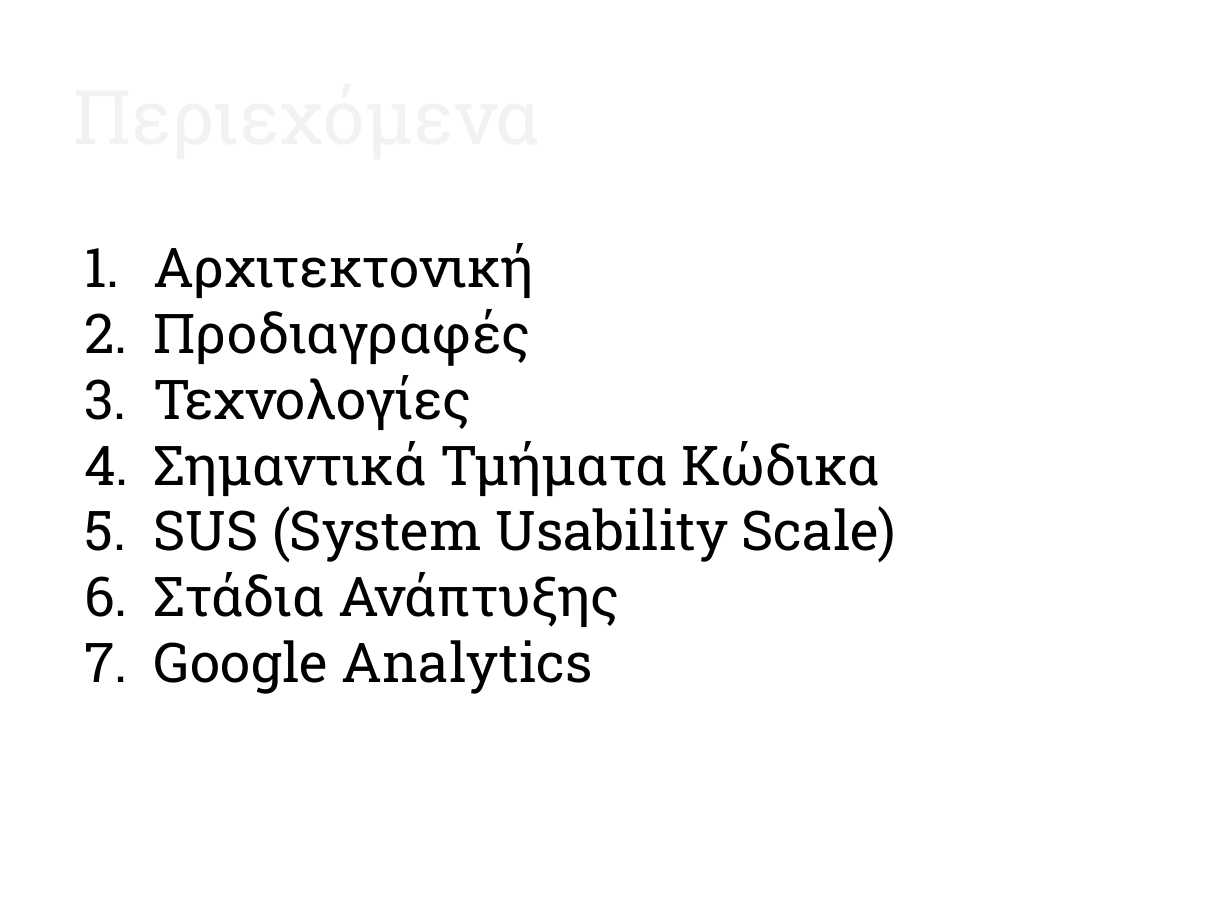
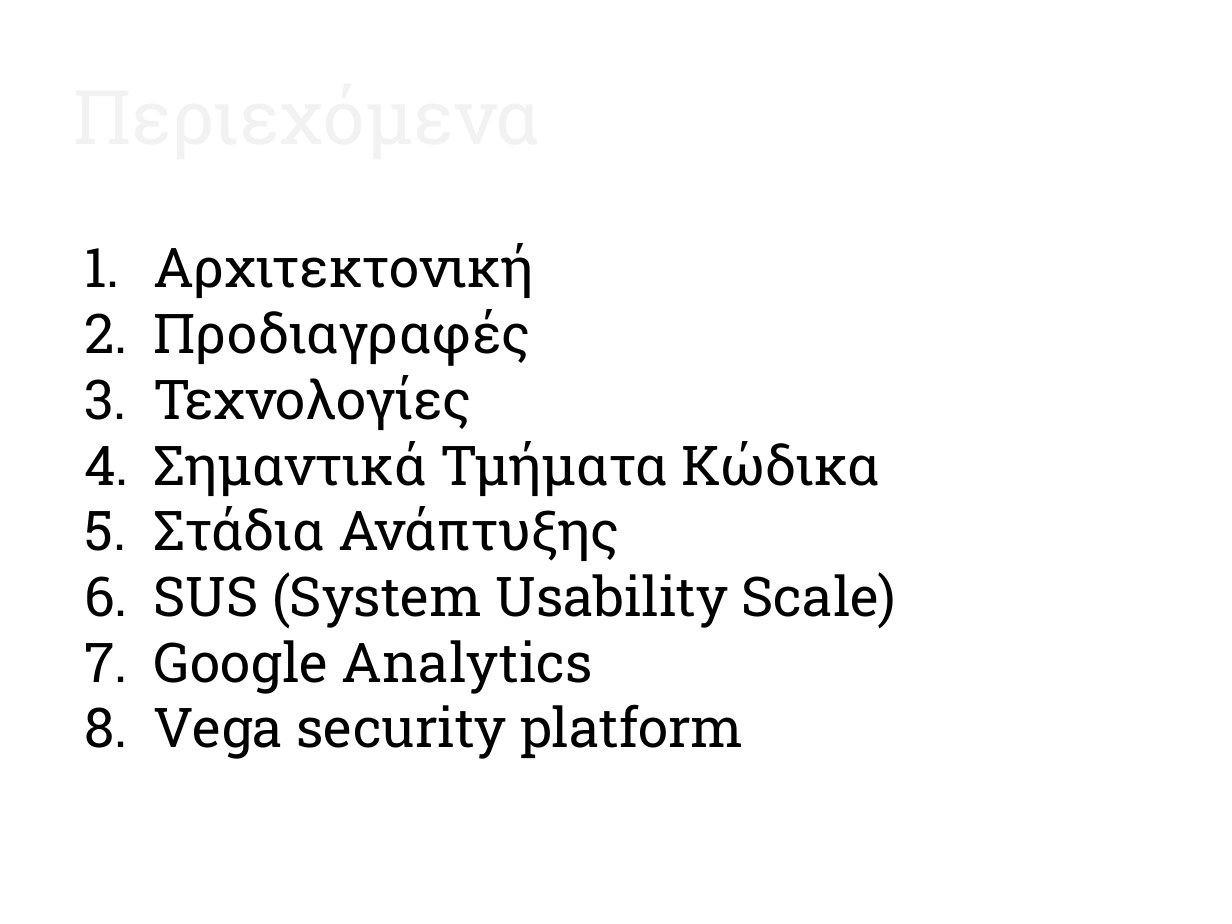
Before and after one commit to terminal0gr/WebApriori, a slide deck: slide 2 of Tasks/M102.pptx. Drawn at 1232x924 pixels with LibreOffice and Linux fonts; fonts in the diff are those of the drawing; background and template pictures are left out. Boxes give left, top, right and bottom in pixels: in the first picture for what was removed or moved away, otherwise in the second. Text is boxed around its words. In the diff, an @@ line names an element or a change of style, - is before the commit and + after.

Commit message:
Τεκμηρίωση 02 Vega Security

```diff
--- a/Tasks/M102.pptx
+++ b/Tasks/M102.pptx
@@ text at (153, 506, 619, 561): paragraph added @@
+5. Στάδια Ανάπτυξης
@@ text at (153, 572, 619, 627): paragraph removed @@
-6. Στάδια Ανάπτυξης
@@ text at (153, 704, 743, 759): paragraph added @@
+8. Vega security platform
```
Also in this commit, not shown: 2 slides added, 5 other files.
